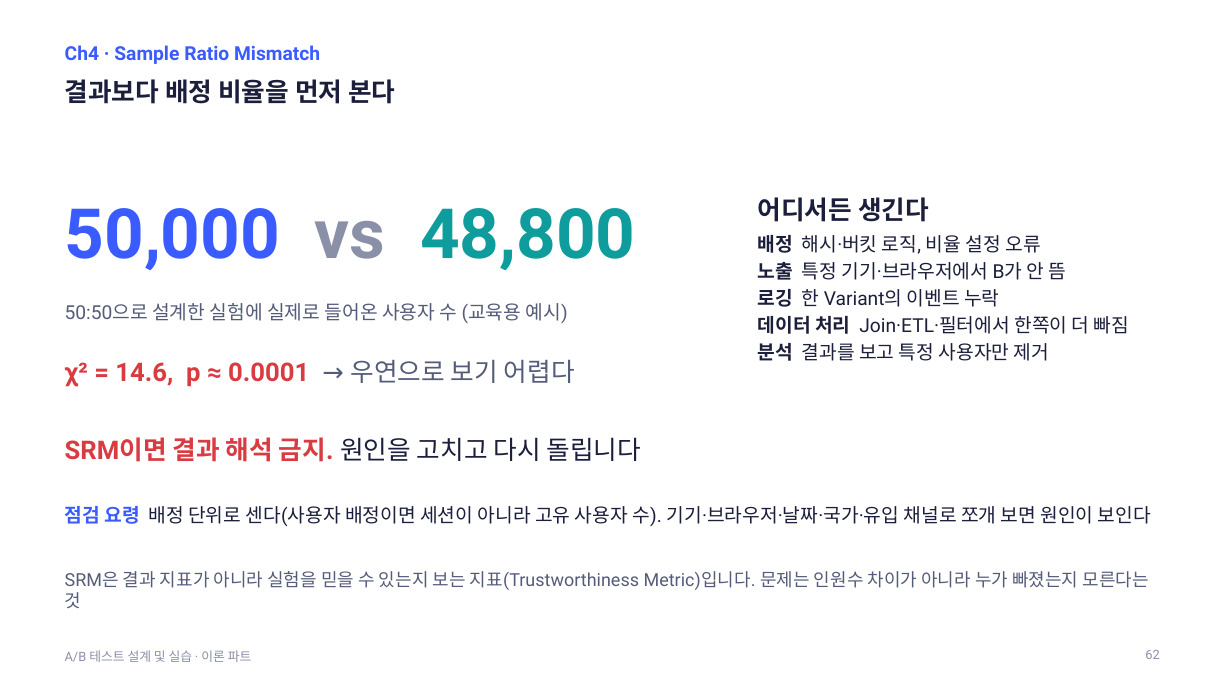
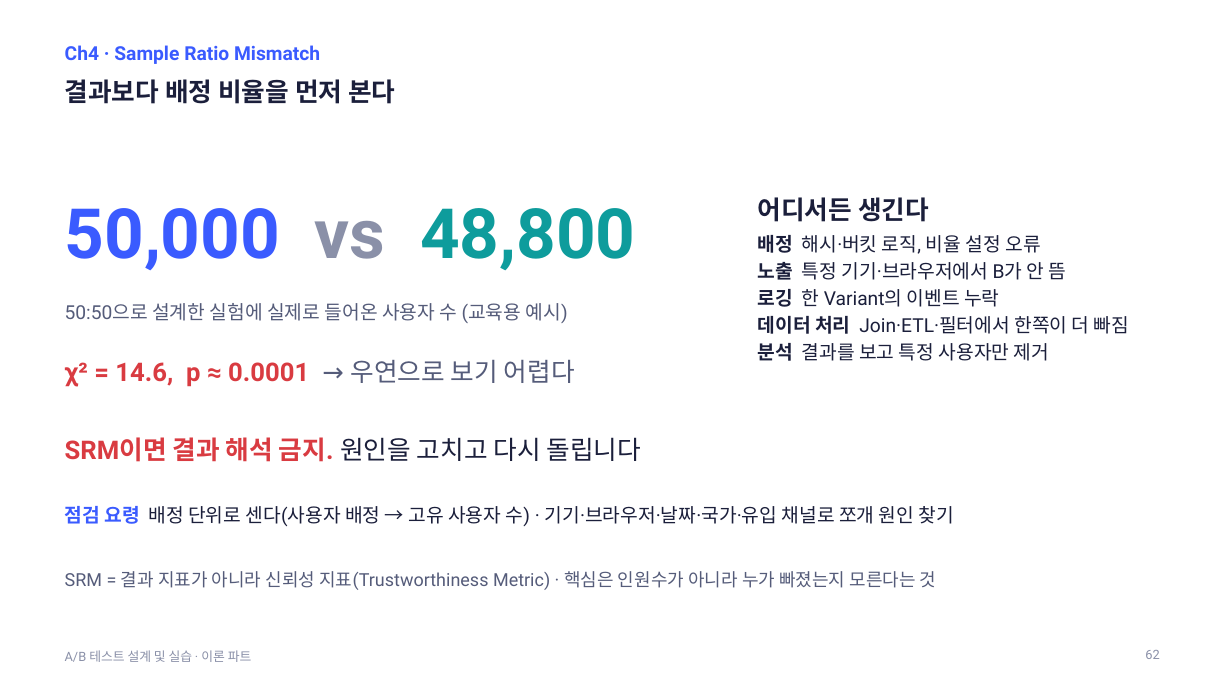
Before and after one commit to kkamret/quickmart-lab-rats, a slide deck: slide 62 of docs/lecture/ab-testing-theory.pptx. Drawn at 1232x693 pixels with LibreOffice and Linux fonts; fonts in the diff are those of the drawing. Boxes give left, top, right and bottom in pixels: in the first picture for what was removed or moved away, otherwise in the second. Text is boxed around its words. In the diff, an @@ line names an element or a change of style, - is before the commit and + after.

```diff
--- a/docs/lecture/ab-testing-theory.pptx
+++ b/docs/lecture/ab-testing-theory.pptx
@@ text at (65,506,953,526): text changed @@
-점검 요령 배정 단위로 센다(사용자 배정이면 세션이 아니라 고유 사용자 수). 기기·브라우저·날짜·국가·유입 채널로 쪼개 보면 원인이 보인다
+점검 요령 배정 단위로 센다(사용자 배정 → 고유 사용자 수) · 기기·브라우저·날짜·국가·유입 채널로 쪼개 원인 찾기
@@ text at (65,571,937,590): text changed @@
-SRM은 결과 지표가 아니라 실험을 믿을 수 있는지 보는 지표(Trustworthiness Metric)입니다. 문제는 인원수 차이가 아니라 누가 빠졌는지 모른다는 것
+SRM = 결과 지표가 아니라 신뢰성 지표(Trustworthiness Metric) · 핵심은 인원수가 아니라 누가 빠졌는지 모른다는 것
```
Also in this commit, not shown: 44 other slides changed, 1 slide added, 1 slide removed, 2 other files.
